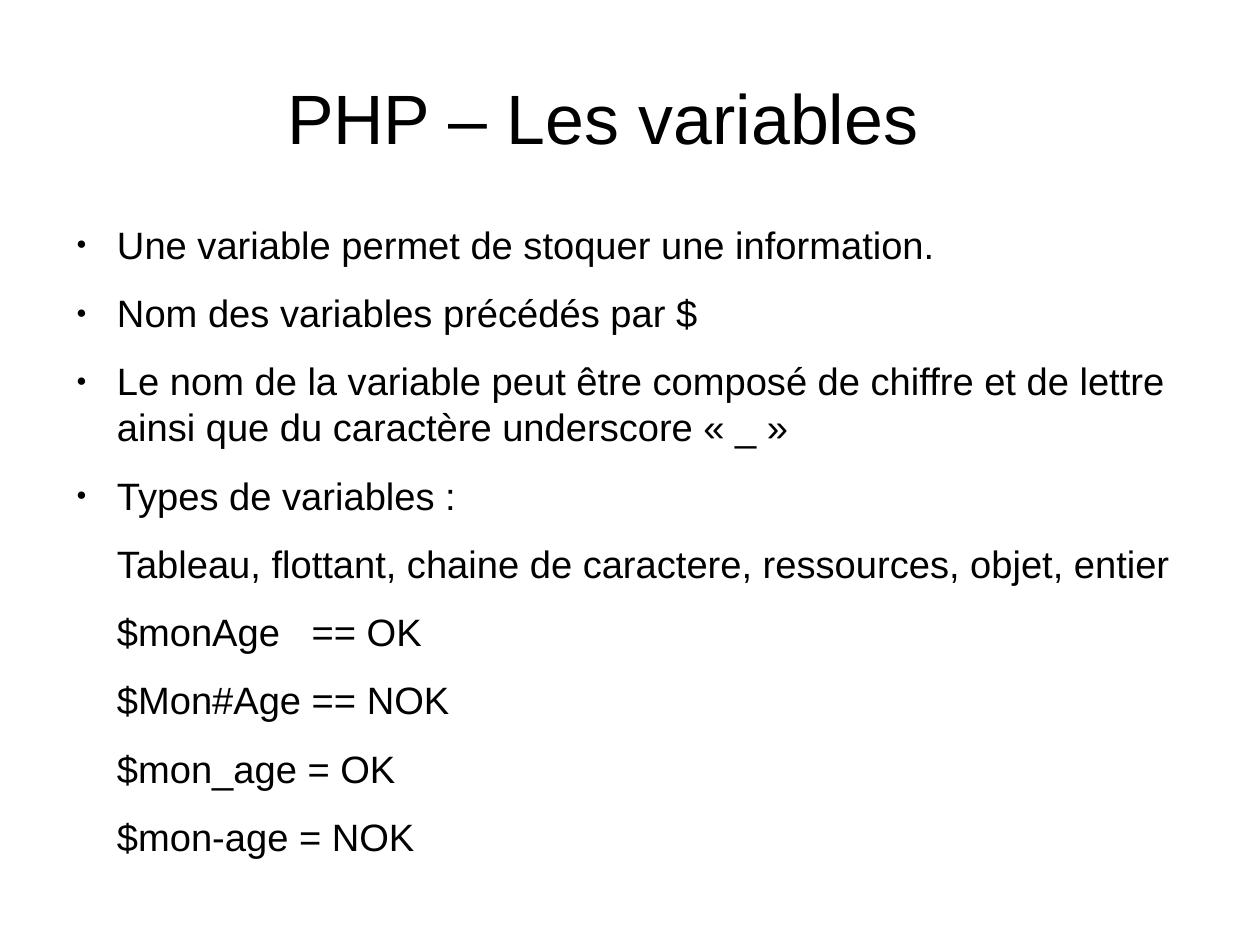
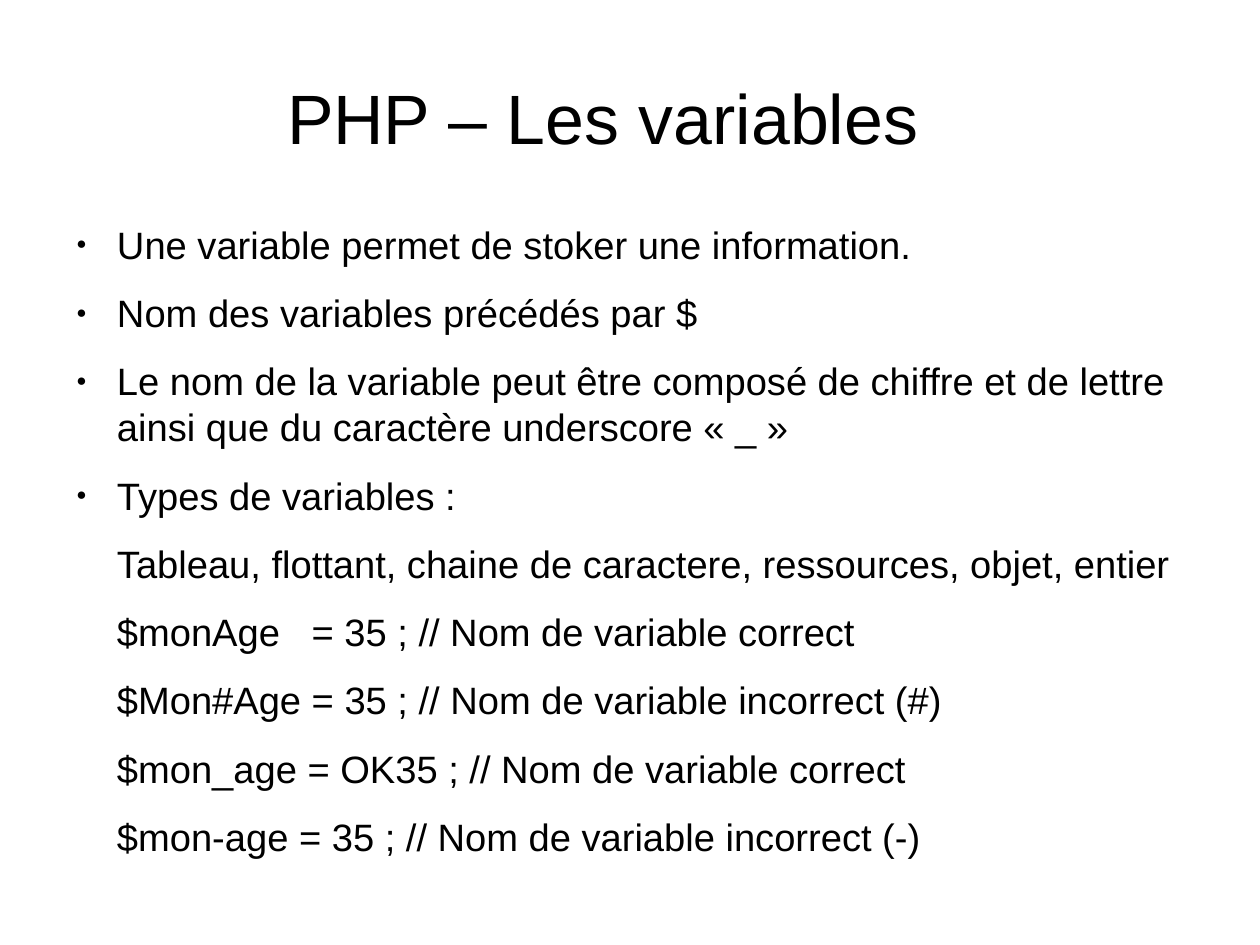
Before and after one commit to NicoM88/formation, a slide deck: slide 6 of PHP/formation.odp (slide 5 before the commit). Drawn at 1260x945 pixels with LibreOffice and Linux fonts; fonts in the diff are those of the drawing. Boxes give left, top, right and bottom in pixels: in the first picture for what was removed or moved away, otherwise in the second. Text is boxed around its words. In the diff, an @@ line names an element or a change of style, - is before the commit and + after.

```diff
--- a/PHP/formation.odp
+++ b/PHP/formation.odp
@@ text at (117, 231, 911, 267): text changed @@
-● Une variable permet de stoquer une information.
+● Une variable permet de stoker une information.
@@ text at (117, 617, 905, 859): text changed @@
-$monAge == OK
-$Mon#Age == NOK
-$mon_age = OK
-$mon-age = NOK
+$monAge = 35 ; // Nom de variable correct
+$Mon#Age = 35 ; // Nom de variable incorrect (#)
+$mon_age = OK35 ; // Nom de variable correct
+$mon-age = 35 ; // Nom de variable incorrect (-)
```
Also in this commit, not shown: 9 other slides changed, 3 slides added, 1 other file.
